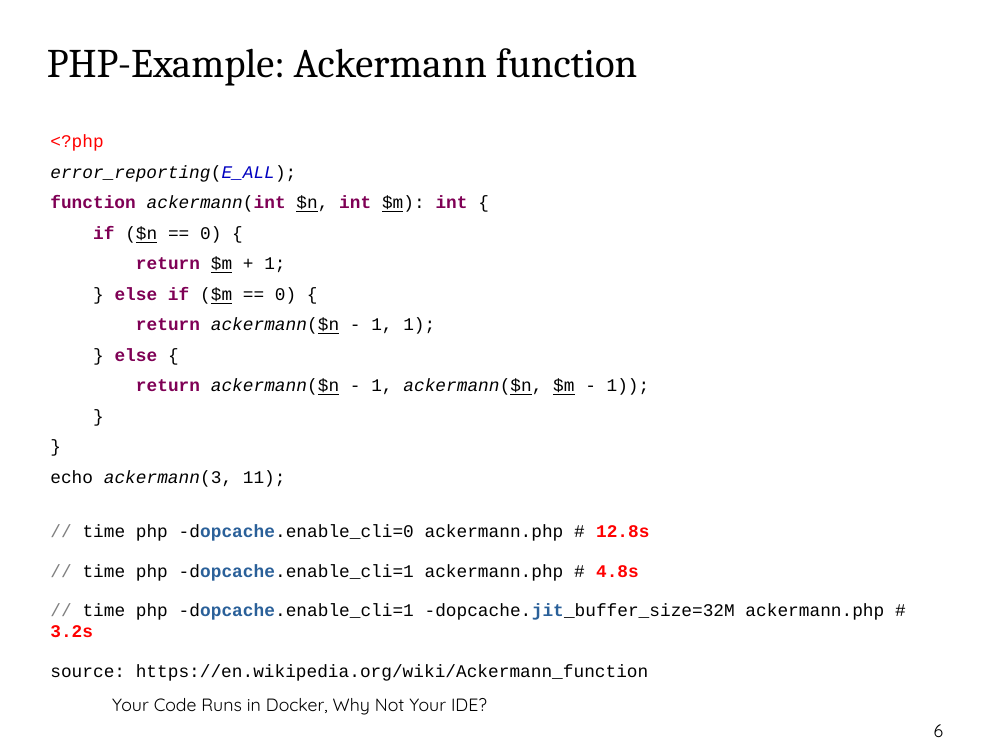
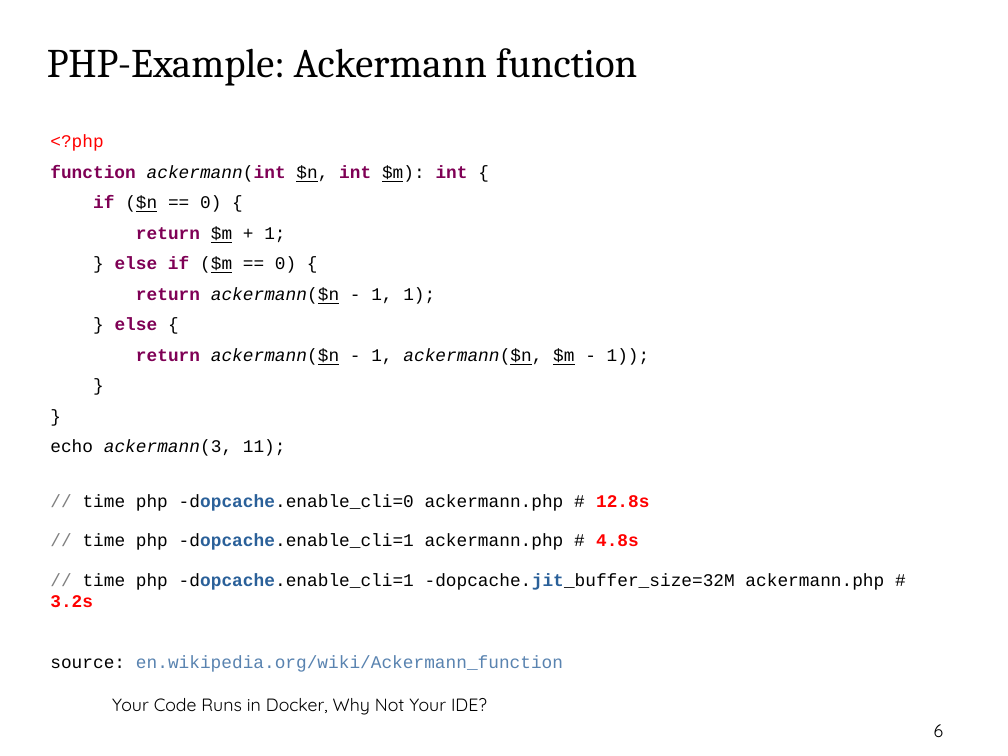
Before and after one commit to thomasbley/php-go-integration, a slide deck: slide 6 of getting_started_with_php_ffi.odp. Drawn at 1008x756 pixels with LibreOffice and Linux fonts; fonts in the diff are those of the drawing; background and template pictures are left out. Boxes give left, top, right and bottom in pixels: in the first picture for what was removed or moved away, otherwise in the second. Text is boxed around its words. In the diff, an @@ line names an element or a change of style, - is before the commit and + after.

Commit message:
updated slides

```diff
--- a/getting_started_with_php_ffi.odp
+++ b/getting_started_with_php_ffi.odp
@@ text at (x1=50, y1=166, x2=296, y2=182): paragraph removed @@
-error_reporting(E_ALL);
@@ text at (x1=50, y1=655, x2=563, y2=672): text changed; text colour #000000 to #5983B0 @@
-source: https://en.wikipedia.org/wiki/Ackermann_function
+source: en.wikipedia.org/wiki/Ackermann_function
```
Also in this commit, not shown: 2 other slides changed, 4 slides added, 1 other file.
